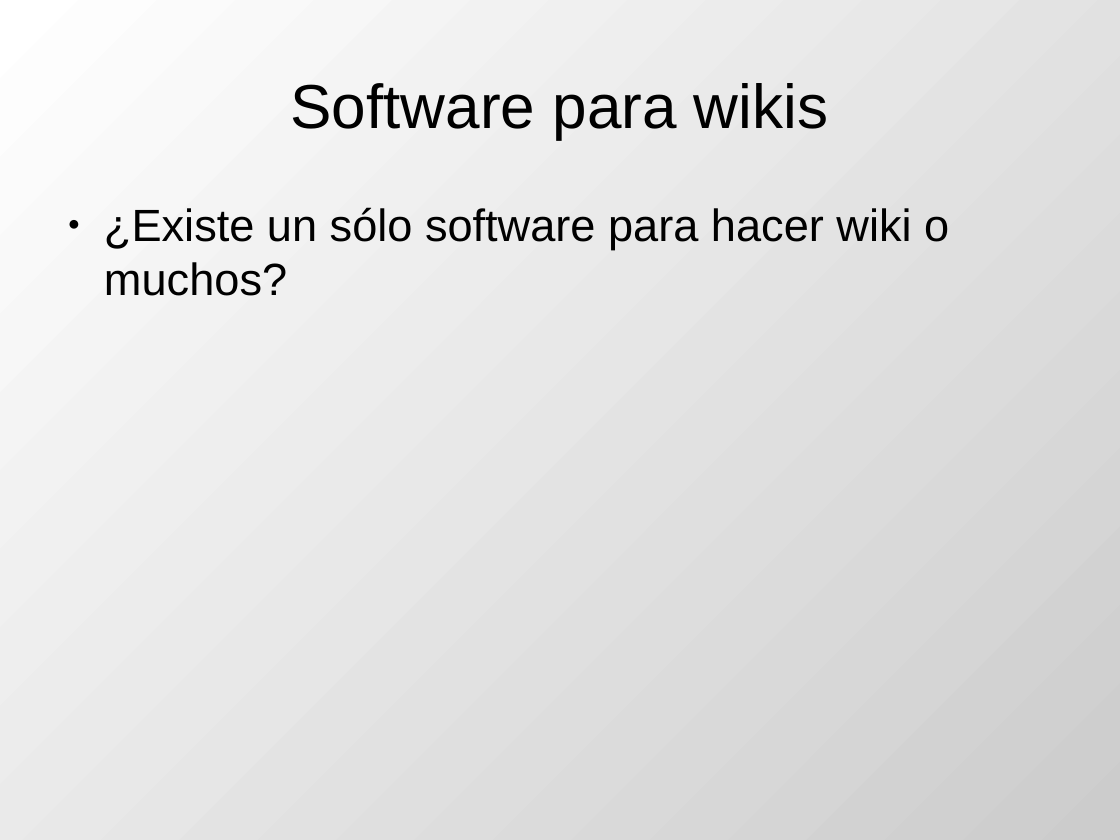
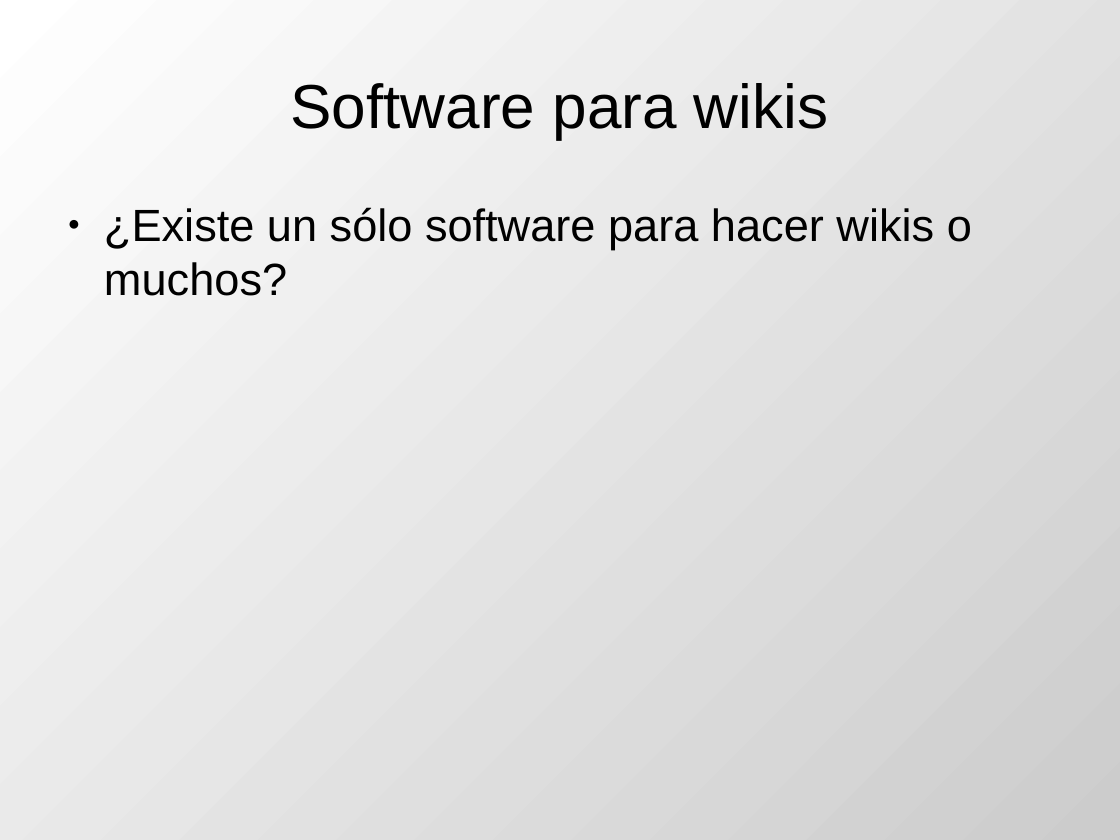
Before and after one commit to DrPantera/wikis4education, a slide deck: slide 11 of uca-2013_07/tema-1-Introduccion.odp (slide 12 before the commit). Drawn at 1120x840 pixels with LibreOffice and Linux fonts; fonts in the diff are those of the drawing. Boxes give left, top, right and bottom in pixels: in the first picture for what was removed or moved away, otherwise in the second. Text is boxed around its words. In the diff, an @@ line names an element or a change of style, - is before the commit and + after.

```diff
--- a/uca-2013_07/tema-1-Introduccion.odp
+++ b/uca-2013_07/tema-1-Introduccion.odp
@@ text at (104, 207, 972, 296): text changed @@
-● ¿Existe un sólo software para hacer wiki o muchos?
+● ¿Existe un sólo software para hacer wikis o muchos?
```
Also in this commit, not shown: 7 other slides changed, 5 slides removed, 2 other files.
